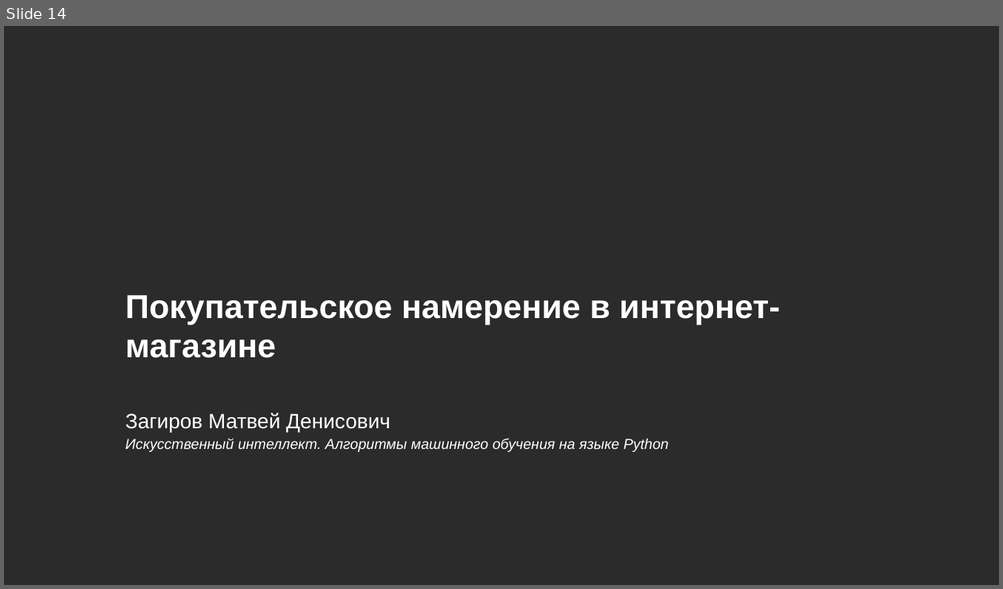
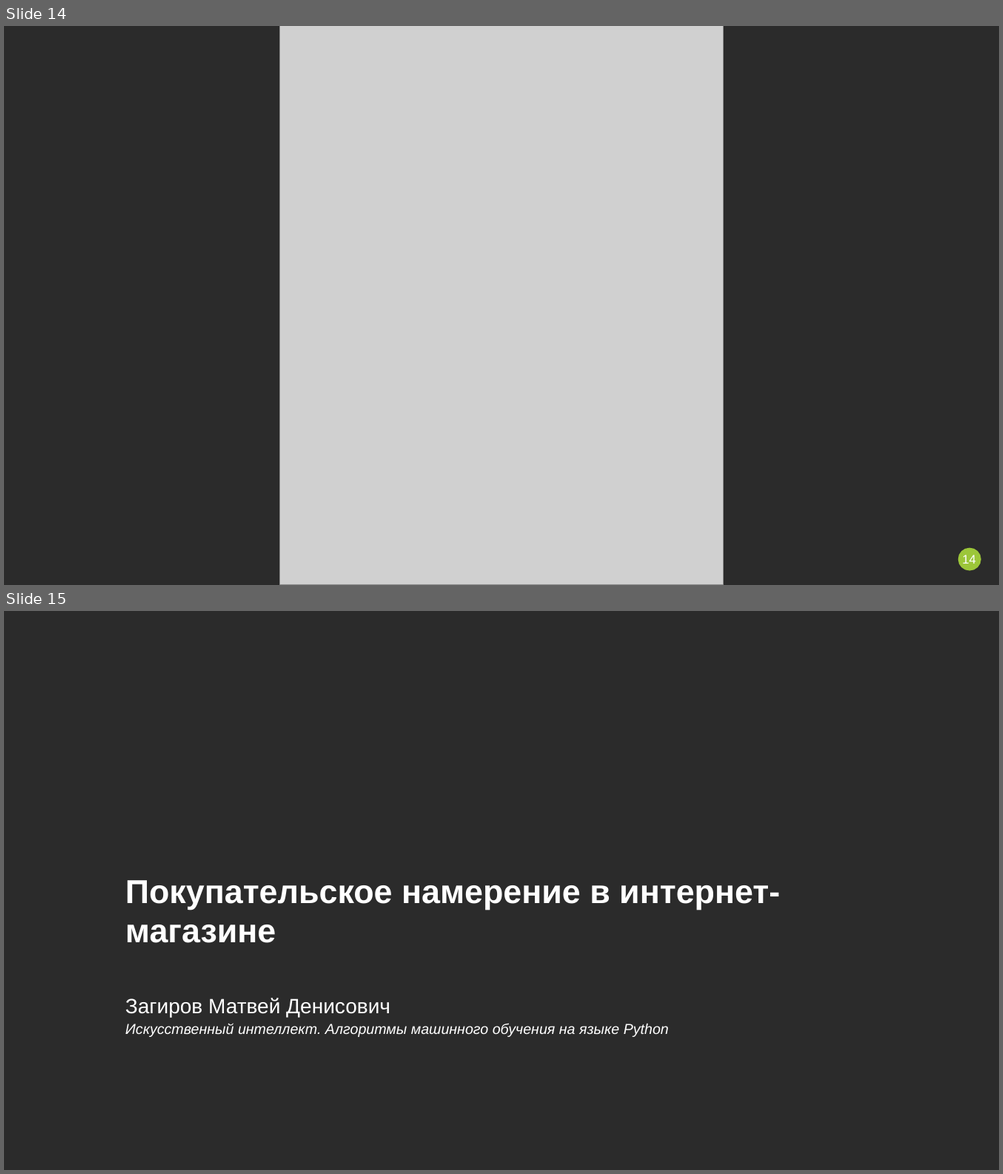
Before and after one commit to Matveycoolking/online_shoppe_predict, a slide deck: doc/ЗагировМатвейДенисович_ИИ. Алгоритмы машинного обучения на языке Python.pptx. Shown one above the other, each under a label of ours: slide 14 before the commit, slides 14 and 15 after it. The pictures are 1003x589 and 1003x1174 pixels, drawn with LibreOffice and Linux fonts; fonts in the diff are those of the drawing; grey boxes stand for pictures; background and template pictures are left out; a plain dark background stands for a picture behind light text. Boxes give left, top, right and bottom in pixels: in the first picture for what was removed or moved away, otherwise in the second. Text is boxed around its words. In the diff, an @@ line names an element or a change of style, - is before the commit and + after.

```diff
--- a/doc/ЗагировМатвейДенисович_ИИ. Алгоритмы машинного обучения на языке Python.pptx
+++ b/doc/ЗагировМатвейДенисович_ИИ. Алгоритмы машинного обучения на языке Python.pptx
@@ slide 14 added at (x1=4, y1=26, x2=999, y2=585), background picture (left out) @@
@@ picture added at (x1=280, y1=26, x2=723, y2=585) @@
@@ freeform shape added at (x1=959, y1=550, x2=980, y2=571), fill #9CC639 @@
@@ freeform shape added at (x1=959, y1=550, x2=980, y2=571), outline #9CC639 2.04 pt @@
@@ text added at (x1=962, y1=555, x2=976, y2=564), 12 pt, text #FFFFFF @@
+14
@@ what was slide 14 is now slide 15 @@
```
Also in this commit, not shown: 11 slides changed, 1 other slide added, 1 slide removed, 6 other files.
